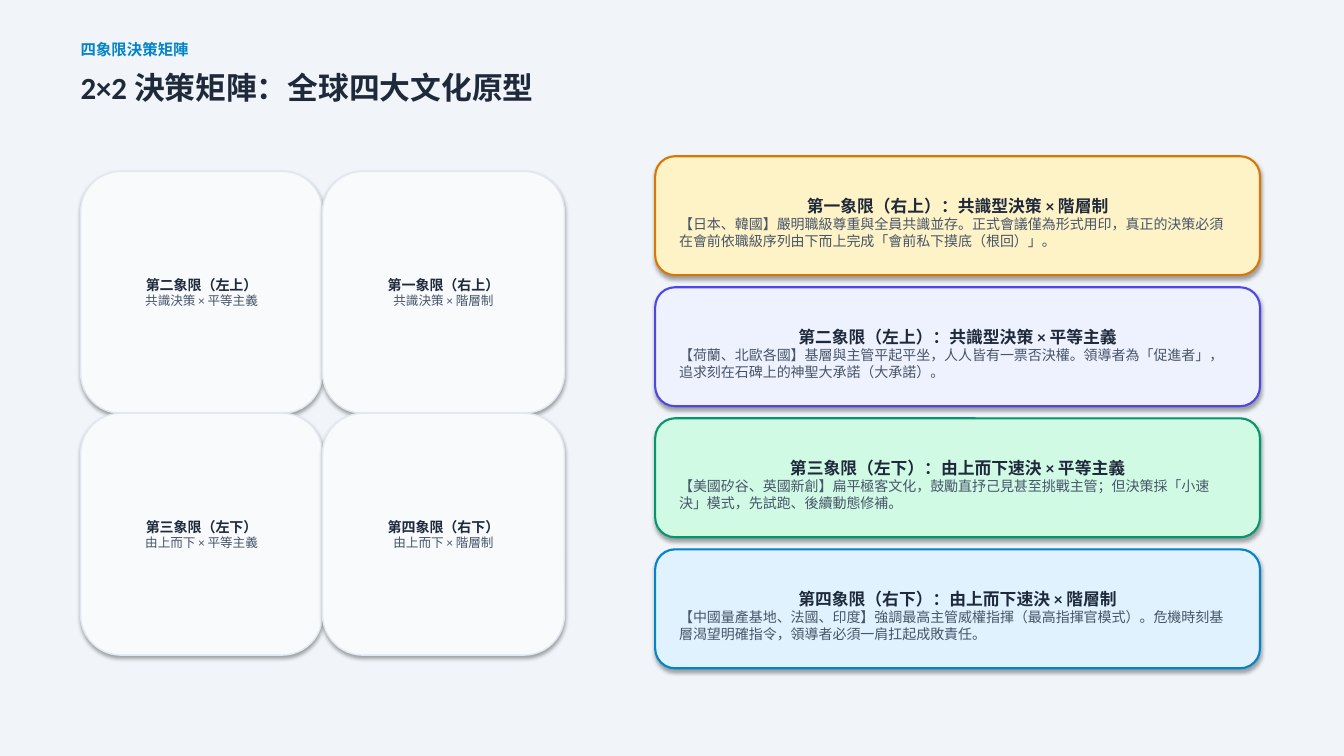
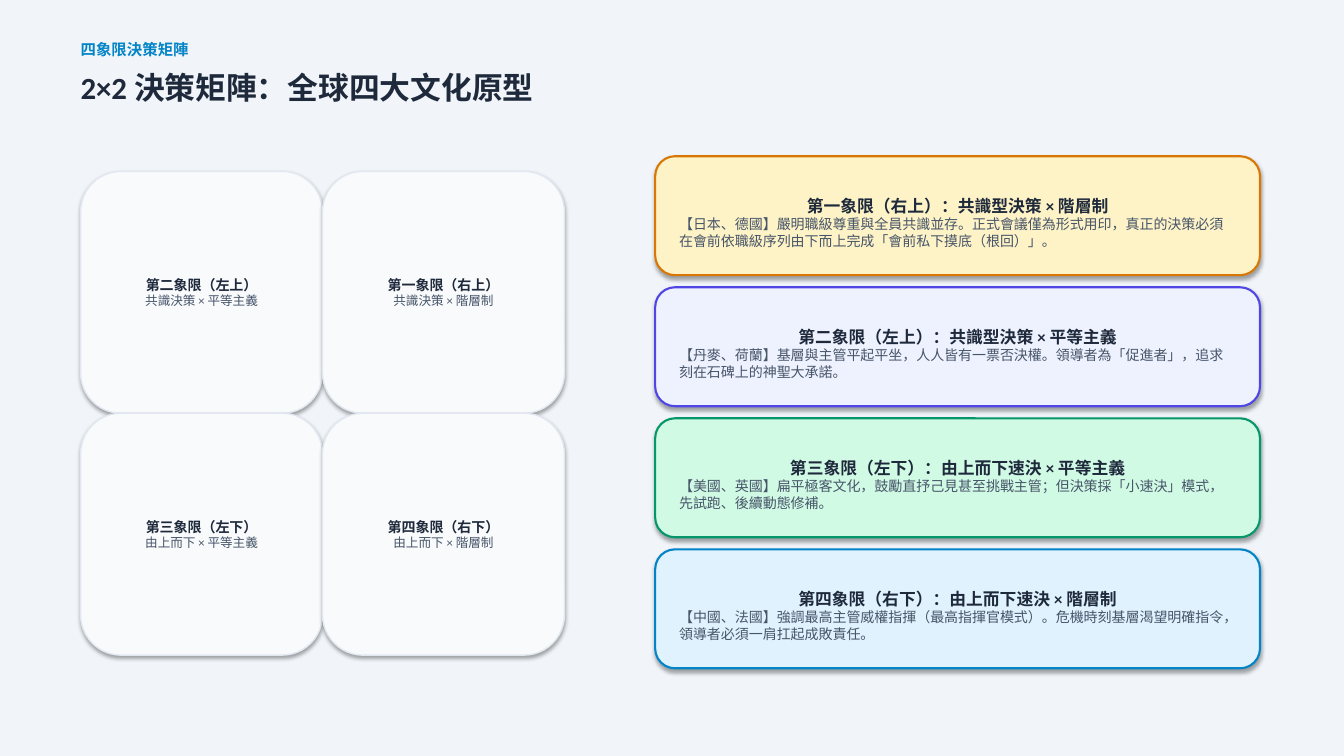
Before and after one commit to routerdd1818-tech/OB, a slide deck: slide 3 of 誰是文化王_備案簡報_Who_Is_Culture_King.pptx. Drawn at 1344x756 pixels with LibreOffice and Linux fonts; fonts in the diff are those of the drawing. Boxes give left, top, right and bottom in pixels: in the first picture for what was removed or moved away, otherwise in the second. Text is boxed around its words. In the diff, an @@ line names an element or a change of style, - is before the commit and + after.

```diff
--- a/誰是文化王_備案簡報_Who_Is_Culture_King.pptx
+++ b/誰是文化王_備案簡報_Who_Is_Culture_King.pptx
@@ text in rounded rectangle at (679, 217, 1223, 247): text changed @@
-【日本、韓國】嚴明職級尊重與全員共識並存。正式會議僅為形式用印，真正的決策必須在會前依職級序列由下而上完成「會前私下摸底（根回）」。
+【日本、德國】嚴明職級尊重與全員共識並存。正式會議僅為形式用印，真正的決策必須在會前依職級序列由下而上完成「會前私下摸底（根回）」。
@@ text in rounded rectangle at (679, 348, 1223, 378): text changed @@
-【荷蘭、北歐各國】基層與主管平起平坐，人人皆有一票否決權。領導者為「促進者」，追求刻在石碑上的神聖大承諾（大承諾）。
+【丹麥、荷蘭】基層與主管平起平坐，人人皆有一票否決權。領導者為「促進者」，追求刻在石碑上的神聖大承諾。
@@ text in rounded rectangle at (679, 479, 1223, 509): text changed @@
-【美國矽谷、英國新創】扁平極客文化，鼓勵直抒己見甚至挑戰主管；但決策採「小速決」模式，先試跑、後續動態修補。
+【美國、英國】扁平極客文化，鼓勵直抒己見甚至挑戰主管；但決策採「小速決」模式，先試跑、後續動態修補。
@@ text in rounded rectangle at (679, 610, 1237, 640): text changed @@
-【中國量產基地、法國、印度】強調最高主管威權指揮（最高指揮官模式）。危機時刻基層渴望明確指令，領導者必須一肩扛起成敗責任。
+【中國、法國】強調最高主管威權指揮（最高指揮官模式）。危機時刻基層渴望明確指令，領導者必須一肩扛起成敗責任。
```
Also in this commit, not shown: 5 other slides changed, 5 other files.
